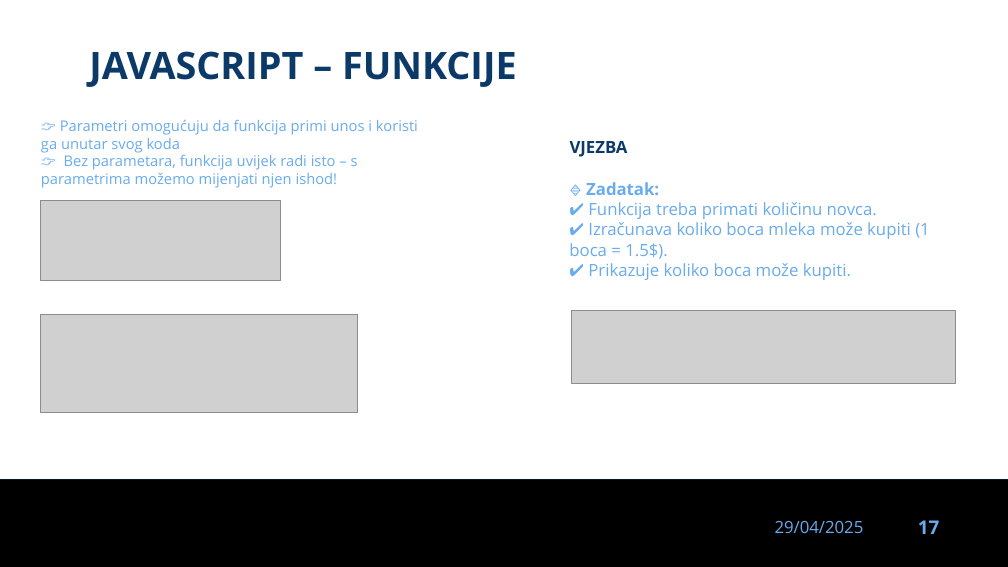
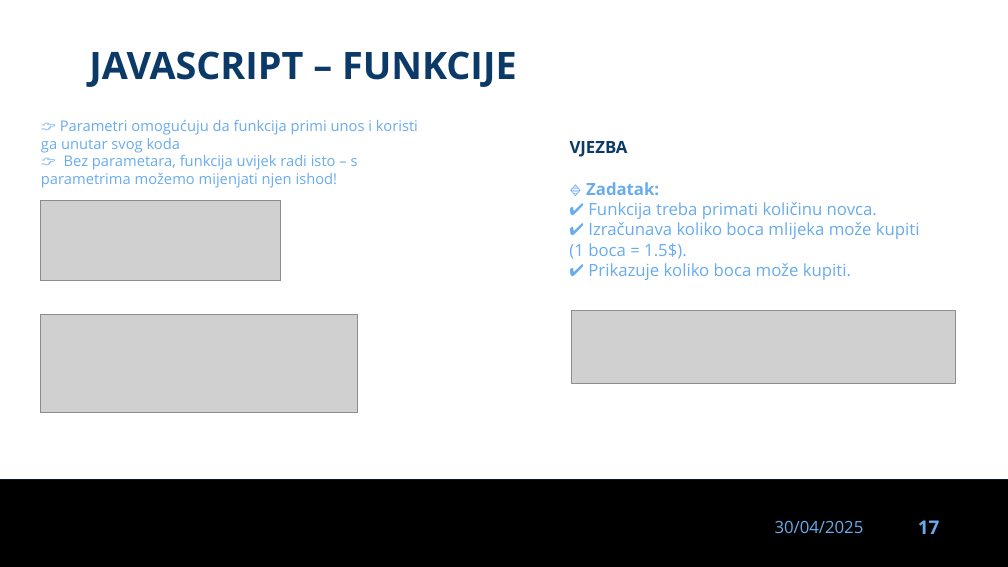
Before and after one commit to dinoDuvnjak/CTK, a slide deck: slide 17 of Bootcamp/javascript-uvod/javascript-uvod.pptx. Drawn at 1008x567 pixels with LibreOffice and Linux fonts; fonts in the diff are those of the drawing; grey boxes stand for pictures; background and template pictures are left out. Boxes give left, top, right and bottom in pixels: in the first picture for what was removed or moved away, otherwise in the second. Text is boxed around its words. In the diff, an @@ line names an element or a change of style, - is before the commit and + after.

```diff
--- a/Bootcamp/javascript-uvod/javascript-uvod.pptx
+++ b/Bootcamp/javascript-uvod/javascript-uvod.pptx
@@ text at (569, 182, 920, 280): text changed @@
-🔹 Zadatak:
-✔ Funkcija treba primati količinu novca.
-✔ Izračunava koliko boca mleka može kupiti (1 boca = 1.5$).
-✔ Prikazuje koliko boca može kupiti.
+🔹 Zadatak:
+✔ Funkcija treba primati količinu novca.
+✔ Izračunava koliko boca mlijeka može kupiti (1 boca = 1.5$).
+✔ Prikazuje koliko boca može kupiti.
@@ text at (775, 521, 864, 533): text changed @@
-29/04/2025
+30/04/2025
```
Also in this commit, not shown: 33 other slides changed, 3 other files.
